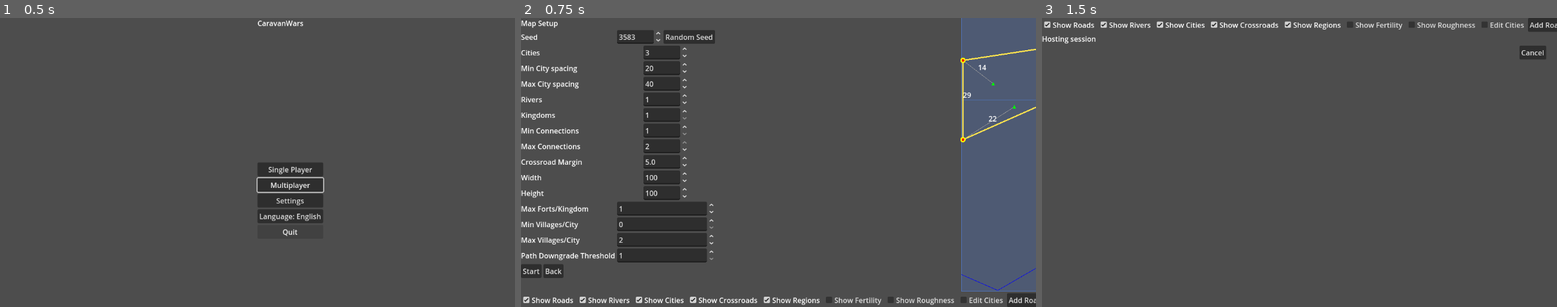
Above: before the commit, frames 1-3 (left to right).
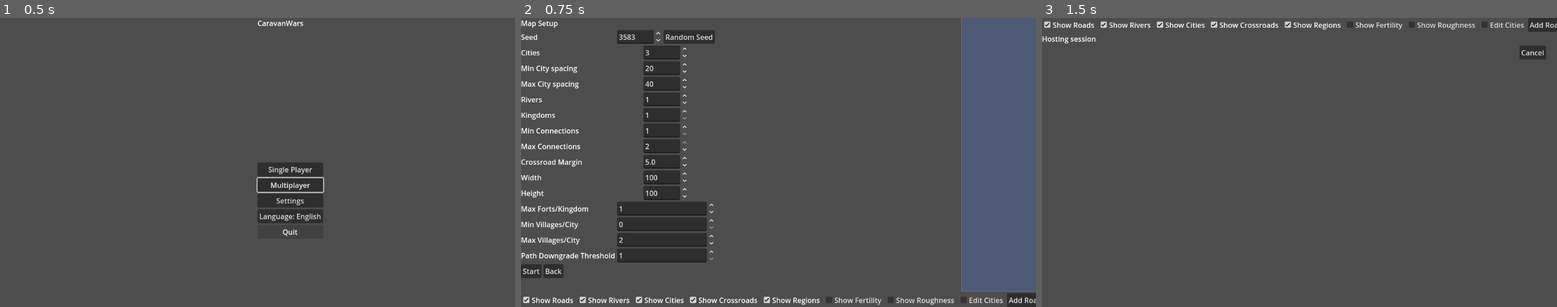
Above: after the commit, the same moments.

Repository: sepa79/CaravanWars
Game: Godot game, scene res://scenes/Main.tscn
Two runs of this game, one before a commit and one after it. Both use one fixed random seed, a clock stepped at 60 frames per second and the inputs below.
Inputs:
- Up to frame 1 (0.5 s): no input
- Up to frame 2 (0.75 s): click "Single Player" at 0.5 s
- Up to frame 3 (1.5 s): click "Start" at 1.25 s

Frame 1 is identical in both runs. In frame 2, 0.5% of the frame differs, in the area x 85-100%, y 10-95%; in frame 3, nothing differs.

Commit message:
fix: avoid border spawn for cities and villages

Diff:
--- a/game/mapgen/CityPlacer.gd
+++ b/game/mapgen/CityPlacer.gd
@@ -86,10 +86,11 @@
     return true
 
 ## Selects city locations from a fertility field.
-## Finds local maxima and keeps those spaced by at least `min_distance`.
+## Finds local maxima, keeps them spaced by at least `min_distance`,
+## and rejects sites closer than `edge_margin` to the map border.
 ## Returns a dictionary with `cities` Array[Vector2] and `capitals` Array[int]
 ## containing indexes of cities chosen as capitals.
-func select_city_sites(field: Array, cities_target: int, min_distance: float) -> Dictionary:
+func select_city_sites(field: Array, cities_target: int, min_distance: float, edge_margin: float = 0.0) -> Dictionary:
     var result: Dictionary = {"cities": [], "capitals": []}
     var h: int = field.size()
     if h == 0:
@@ -113,7 +114,11 @@
                 if not is_peak:
                     break
             if is_peak:
-                candidates.append({"pos": Vector2(x + 0.5, y + 0.5), "score": v})
+                var px: float = x + 0.5
+                var py: float = y + 0.5
+                if px < edge_margin or px > w - edge_margin or py < edge_margin or py > h - edge_margin:
+                    continue
+                candidates.append({"pos": Vector2(px, py), "score": v})
     candidates.sort_custom(func(a, b): return a["score"] > b["score"])
     var cities: Array[Vector2] = []
     for c in candidates:
--- a/game/mapgen/MapGenerator.gd
+++ b/game/mapgen/MapGenerator.gd
@@ -62,6 +62,8 @@
 const RegionGeneratorModule: Script = preload("res://mapgen/RegionGenerator.gd")
 const NoiseUtil = preload("res://mapgen/NoiseUtil.gd")
 const MapViewNode = preload("res://mapview/MapNode.gd")
+const CITY_EDGE_MARGIN: float = 20.0
+const VILLAGE_EDGE_MARGIN: float = 5.0
 
 func _init(_params: MapGenParams = MapGenParams.new()) -> void:
     params = _params
@@ -95,8 +97,8 @@
             var dist: float = pos.distance_to(center)
             if dist < inner_radius or dist > outer_radius:
                 continue
-            pos.x = clamp(pos.x, 0.0, width)
-            pos.y = clamp(pos.y, 0.0, height)
+            if pos.x < VILLAGE_EDGE_MARGIN or pos.y < VILLAGE_EDGE_MARGIN or pos.x > width - VILLAGE_EDGE_MARGIN or pos.y > height - VILLAGE_EDGE_MARGIN:
+                continue
             var ok: bool = true
             for existing in result:
                 if existing.distance_to(pos) < inner_radius:
@@ -131,7 +133,8 @@
     var city_info: Dictionary = city_stage.select_city_sites(
         fertility_field,
         params.city_count,
-        params.min_city_distance
+        params.min_city_distance,
+        CITY_EDGE_MARGIN
     )
     var cities: Array[Vector2] = city_info.get("cities", [])
     map_data["cities"] = cities
--- a/game/project.godot
+++ b/game/project.godot
@@ -11,7 +11,7 @@
 [application]
 
 config/name="CaravanWars"
-config/version="0.1.55"
+config/version="0.1.56"
 run/main_scene="res://scenes/Main.tscn"
 config/features=PackedStringArray("4.4")
 
Not shown, changed: CHANGELOG.md
Not shown, changed: VERSION
